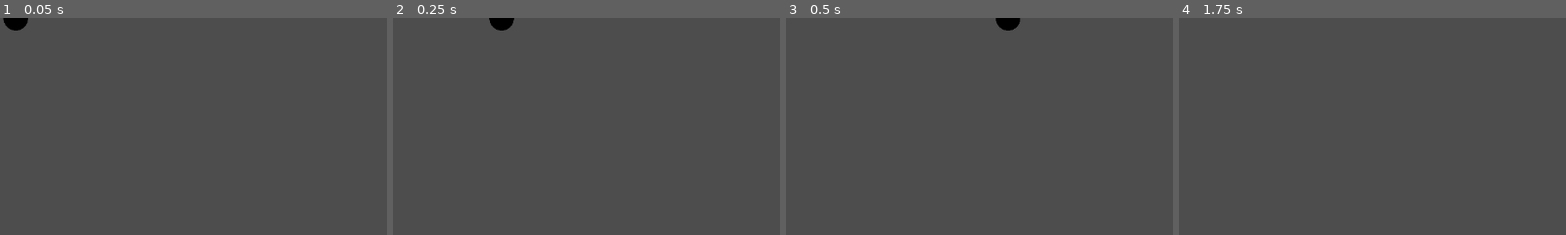
Above: before the commit, frames 1-4 (left to right).
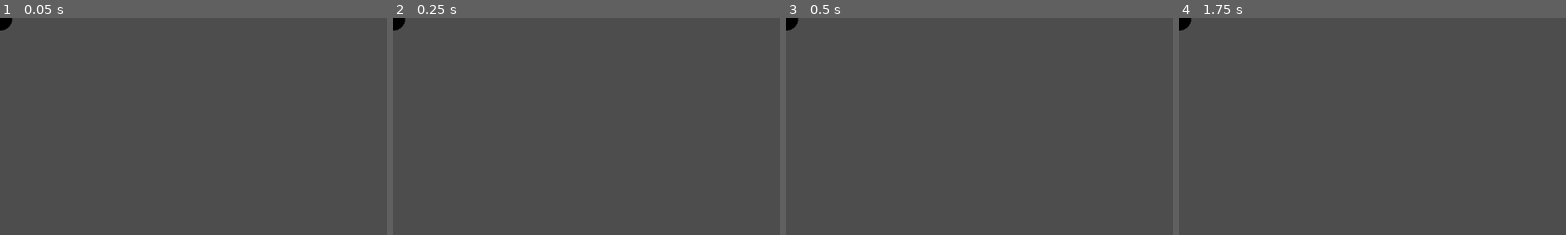
Above: after the commit, the same moments.

Repository: jTendeck/copsnrobbazjam
Game: Godot game, scene res://scenes/projectiles/Projectile_Hit_Example.tscn
Same seed, same stepped clock (60 frames per second), same inputs: the game is played once before the commit and once after it.
Inputs:
- Up to frame 1 (0.05 s): no input
- Up to frame 2 (0.25 s): no input
- Up to frame 3 (0.5 s): no input
- Up to frame 4 (1.75 s): tap Enter at 1.25 s
The pictures show only the part of the screen within x 0-50%, y 0-50%; the shares and areas given below are measured in that part.

The runs differ from the first frame. In frame 1, 0.3% of the frame differs, in the area x 0-8%, y 0-6%; in frame 2, 0.5%; in frame 3, 0.5%, in the area x 0-61%, y 0-6%; in frame 4, 0.2%.

Commit message:
moved fire logic own method instead of _ready.

Diff:
--- a/scenes/projectiles/Projectile_Hit_Example.tscn
+++ b/scenes/projectiles/Projectile_Hit_Example.tscn
@@ -1,17 +1,11 @@
 [gd_scene load_steps=3 format=3 uid="uid://mxn8xp3hx7wg"]
 
 [ext_resource type="PackedScene" uid="uid://b01uuo7kppfr6" path="res://scenes/projectiles/projectile_generic.tscn" id="1_ymel7"]
-
-[sub_resource type="RectangleShape2D" id="RectangleShape2D_ymel7"]
-size = Vector2(73, 60)
+[ext_resource type="Script" uid="uid://cxq8545butxhu" path="res://scenes/projectiles/character_body_shooting_example2d.gd" id="2_q300d"]
 
 [node name="ProjectileHitExample" type="Node2D"]
 
 [node name="projectile_generic" parent="." instance=ExtResource("1_ymel7")]
 
-[node name="StaticBody2D" type="StaticBody2D" parent="."]
-position = Vector2(383, 0)
-
-[node name="CollisionShape2D" type="CollisionShape2D" parent="StaticBody2D"]
-scale = Vector2(1.0018, 1)
-shape = SubResource("RectangleShape2D_ymel7")
+[node name="CharacterBody2D" type="CharacterBody2D" parent="."]
+script = ExtResource("2_q300d")
--- a/scenes/projectiles/projectile_generic.gd
+++ b/scenes/projectiles/projectile_generic.gd
@@ -1,17 +1,18 @@
 extends RigidBody2D
 
 #starting with a hardcoded vector, this direction needs to be set before impulse is called
-@onready var directionVector = Vector2.RIGHT;
+@onready var directionVector = Vector2.ZERO;
 @export var SPEED = 700;
 
 # Called when the node enters the scene tree for the first time.
 # turn off gravity and move it torward vector with speed
 func _ready() -> void:
 	gravity_scale = 0;
+
+#move it torward vector with speed
+func fire(directionVector : Vector2):
 	directionVector = directionVector * SPEED;
 	apply_impulse(directionVector);
-
-
 
 # Called every frame. 'delta' is the elapsed time since the previous frame.
 func _process(delta: float) -> void:
